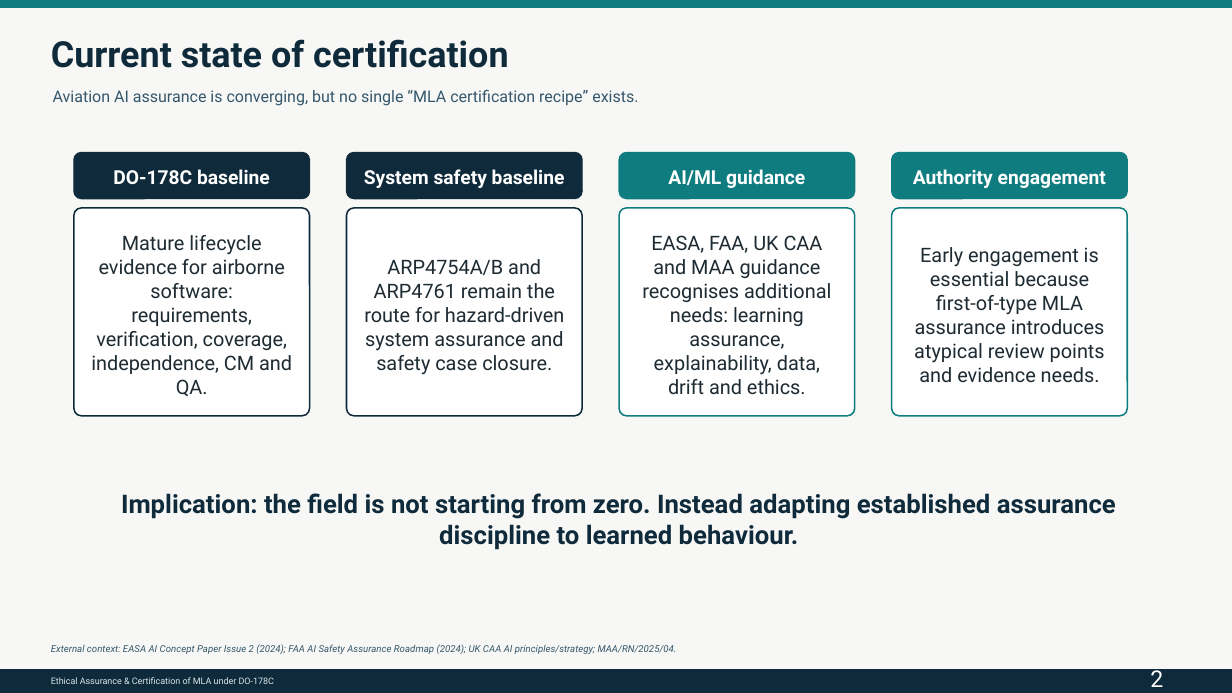
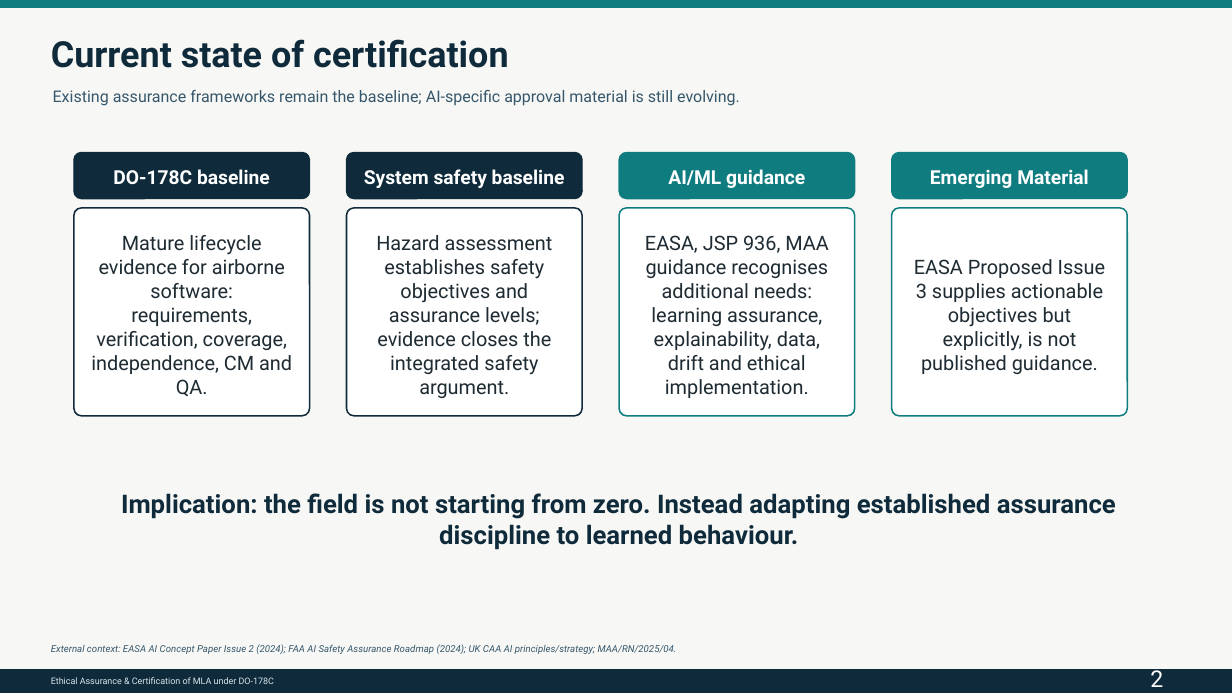
Before and after one commit to OliverHaythornthwaite/AutomatingSafetyCriticalEngineering-ASCE-, a slide deck: slide 2 of Research Material/MLA_DO178C_certification.pptx. Drawn at 1232x693 pixels with LibreOffice and Linux fonts; fonts in the diff are those of the drawing. Boxes give left, top, right and bottom in pixels: in the first picture for what was removed or moved away, otherwise in the second. Text is boxed around its words. In the diff, an @@ line names an element or a change of style, - is before the commit and + after.

```diff
--- a/Research Material/MLA_DO178C_certification.pptx
+++ b/Research Material/MLA_DO178C_certification.pptx
@@ text at bbox=[53, 90, 740, 106]: text changed @@
-Aviation AI assurance is converging, but no single “MLA certification recipe” exists.
+Existing assurance frameworks remain the baseline; AI-specific approval material is still evolving.
@@ text at bbox=[930, 169, 1089, 188]: text changed @@
-Authority engagement
+Emerging Material
@@ text at bbox=[376, 235, 553, 398]: text changed @@
-ARP4754A/B and ARP4761 remain the route for hazard-driven system assurance and safety case closure.
+Hazard assessment establishes safety objectives and assurance levels; evidence closes the integrated safety argument.
@@ text at bbox=[645, 235, 828, 398]: text changed @@
-EASA, FAA, UK CAA and MAA guidance recognises additional needs: learning assurance, explainability, data, drift and ethics.
+EASA, JSP 936, MAA guidance recognises additional needs: learning assurance, explainability, data, drift and ethical implementation.
@@ text at bbox=[914, 259, 1105, 374]: text changed @@
-Early engagement is essential because first-of-type MLA assurance introduces atypical review points and evidence needs.
+EASA Proposed Issue 3 supplies actionable objectives but explicitly, is not published guidance.
```
Also in this commit, not shown: 5 other slides changed, 6 slides added, 3 other files.
